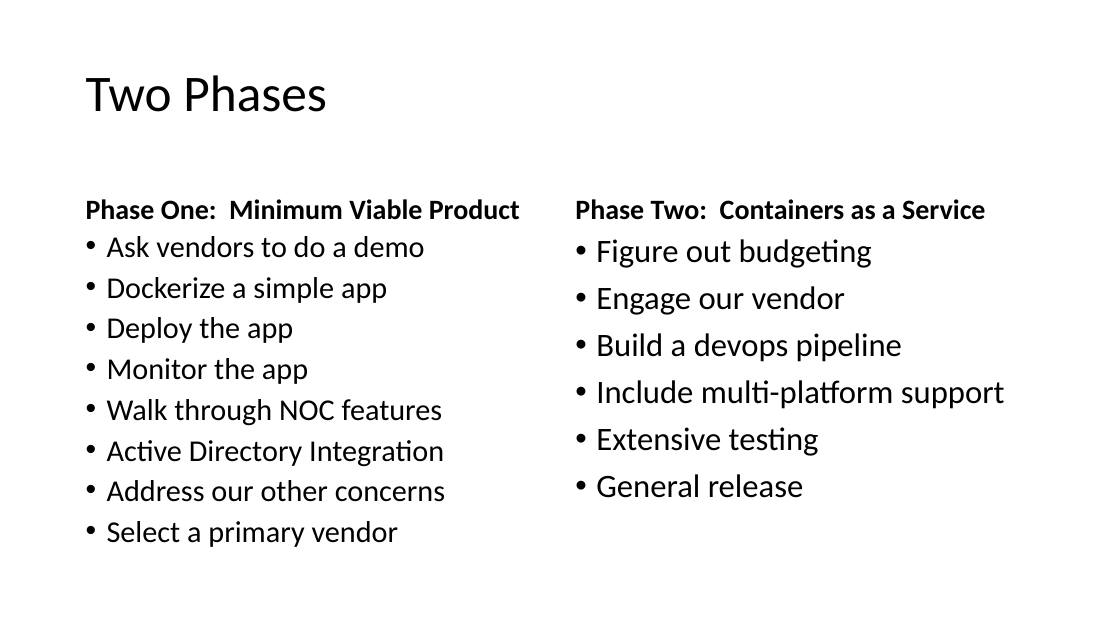
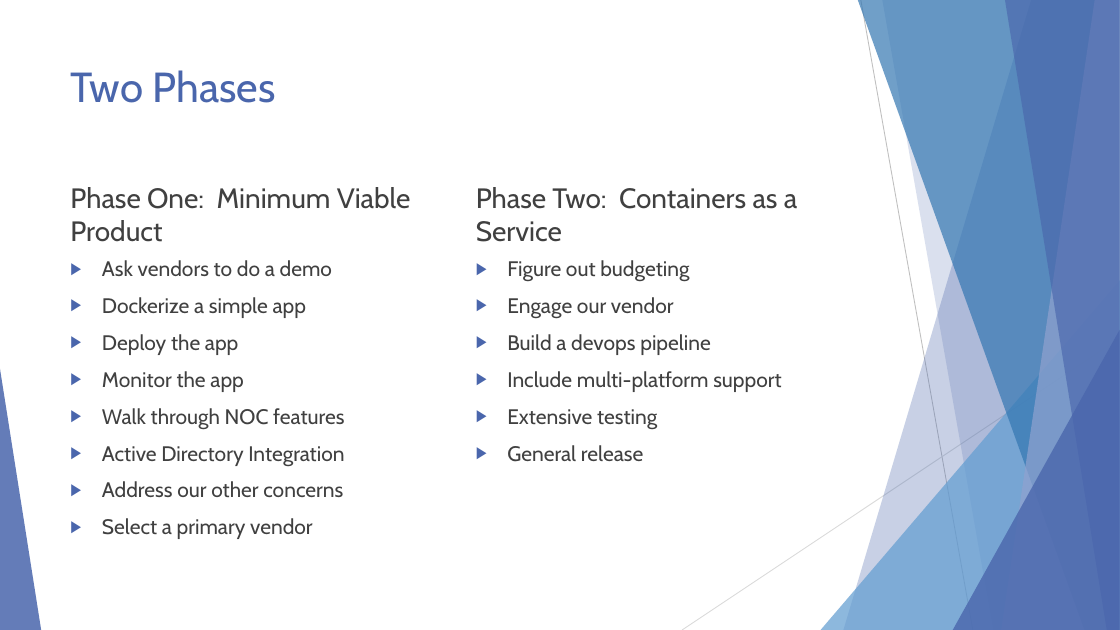
Before and after one commit to EnterpriseProductsLP/docker-straw-man, a slide deck: slide 3 of Docker Proofs of Concept.pptx. Drawn at 1120x630 pixels with LibreOffice and Linux fonts; fonts in the diff are those of the drawing. Boxes give left, top, right and bottom in pixels: in the first picture for what was removed or moved away, otherwise in the second. Text is boxed around its words. In the diff, an @@ line names an element or a change of style, - is before the commit and + after.

Commit message:
Finished styling and animating.

```diff
--- a/Docker Proofs of Concept.pptx
+++ b/Docker Proofs of Concept.pptx
@@ title "Two Phases": place and size @@
-title "Two Phases" at bbox=[86, 75, 327, 112]
+title "Two Phases" at bbox=[71, 70, 276, 103]
@@ title "Two Phases" at bbox=[71, 70, 276, 103]: size 44 to 36 pt, font Calibri to Cabin, text colour #000000 to #4A66AC; line spacing 0.9 to 1; vertical alignment middle to top @@
@@ text "Phase One: Minimum Viable Product": place and size @@
-text "Phase One: Minimum Viable Product" at bbox=[86, 199, 520, 220]
+text "Phase One: Minimum Viable Product" at bbox=[70, 187, 411, 242]
@@ text "Phase One: Minimum Viable Product" at bbox=[70, 187, 411, 242]: font Calibri to Cabin, text colour #000000 to #404040, bold off; line spacing 0.9 to 1 @@
@@ text "Phase Two: Containers as a ..." at bbox=[476, 187, 797, 242]: font Calibri to Cabin, text colour #000000 to #404040, bold off; line spacing 0.9 to 1 @@
@@ text "Phase Two: Containers as a ...": place and size @@
-text "Phase Two: Containers as a ..." at bbox=[575, 199, 985, 220]
+text "Phase Two: Containers as a ..." at bbox=[476, 187, 797, 242]
@@ text "Ask vendors to do a ...": place and size @@
-text "Ask vendors to do a ..." at bbox=[107, 236, 445, 547]
+text "Ask vendors to do a ..." at bbox=[102, 260, 344, 539]
@@ text "Ask vendors to do a ..." at bbox=[102, 260, 344, 539]: size 25.9 to 18 pt, font Calibri to Cabin, text colour #000000 to #404040; bullet • to ▶; line spacing 0.8 to 1 @@
@@ text "Figure out budgeting": place and size @@
-text "Figure out budgeting" at bbox=[596, 239, 1005, 498]
+text "Figure out budgeting" at bbox=[507, 260, 781, 462]
@@ text "Figure out budgeting" at bbox=[507, 260, 781, 462]: size 28 to 18 pt, font Calibri to Cabin, text colour #000000 to #404040; bullet • to ▶; line spacing 0.9 to 1 @@
@@ group added at bbox=[0, 0, 1120, 630]: 5 freeform shapes, 3 triangles, 2 lines @@
```
Also in this commit, not shown: 16 other slides changed, 1 slide removed.
